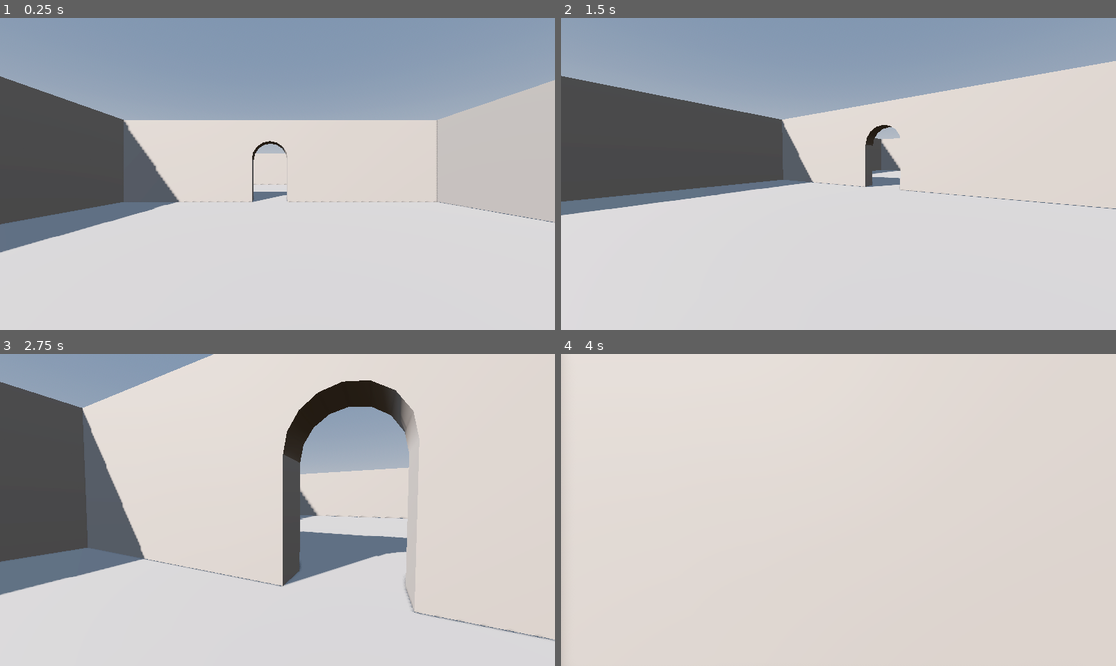
Above: before the commit, frames 1-4 (two rows, left to right).
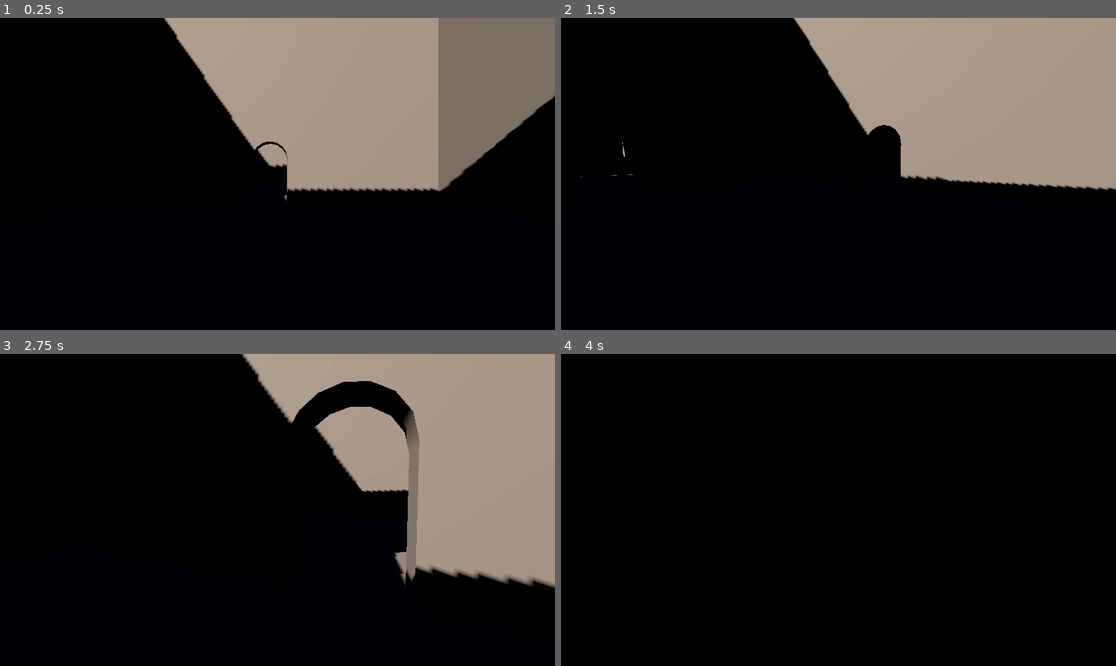
Above: after the commit, the same moments.

Repository: christianmf13/fuller-christian-3d-caper-crew
Game: Godot game, scene res://scenes/levels/level_01.tscn
Same seed, same stepped clock (60 frames per second), same inputs: the game is played once before the commit and once after it.
Inputs (mouse positions are in pixels of both pictures, inside the frame that each line leads up to):
- Up to frame 1 (0.25 s): no input
- Up to frame 2 (1.5 s): tap Enter (ui_accept) at 0.5, 0.77 s; move the mouse to (960, 158) at 0.52 s; hold Right (ui_right) 0.53-1.28 s; tap F (freefly) at 0.6 s; click (960, 158) at 0.67 s; move the mouse to (810, 174) at 1.27 s; hold Up (ui_up) from 1.28 s (still down); tap Shift (sprint) at 1.35 s
- Up to frame 3 (2.75 s): keep holding Up (ui_up); tap Enter (ui_accept) at 1.52 s; move the mouse to (288, 503) at 2.02 s; tap F (freefly) at 2.1 s
- Up to frame 4 (4 s): keep holding Up (ui_up); move the mouse to (832, 516) at 2.77 s; tap Shift (sprint) at 2.85 s; click (832, 516) at 2.92 s; tap Enter (ui_accept) at 3.02, 3.77 s; move the mouse to (877, 513) at 3.52 s; tap F (freefly) at 3.6 s

The runs differ from the first frame. In frame 1, 100% of the frame differs, in the area x 0-100%, y 0-100%; in frame 2, 100%; in frame 3, 100%; in frame 4, 100%.

Commit message:
Continued level blockout

Diff:
--- a/scenes/levels/level_01.tscn
+++ b/scenes/levels/level_01.tscn
@@ -11,7 +11,9 @@
 
 [sub_resource type="Environment" id="Environment_2djvx"]
 background_mode = 2
+background_energy_multiplier = 0.54
 sky = SubResource("Sky_i2aat")
+ambient_light_sky_contribution = 0.19
 tonemap_mode = 2
 ssao_enabled = true
 glow_enabled = true
@@ -30,44 +32,203 @@
 use_collision = true
 
 [node name="Floor" type="CSGBox3D" parent="CSGCombiner3D" unique_id=1831492579]
-transform = Transform3D(1, 0, 0, 0, 1, 0, 0, 0, 1, 0, -0.5, 0)
-size = Vector3(50, 1, 50)
+transform = Transform3D(1, 0, 0, 0, 1, 0, 0, 0, 1, -41.309998, -0.5, 0)
+size = Vector3(150, 1, 150)
 
 [node name="Wall" type="CSGBox3D" parent="CSGCombiner3D" unique_id=1687946709]
-transform = Transform3D(1.1655258, 0, 0, 0, 1, 0, 0, 0, 41.40151, 18.734, 2.516203, 0)
-size = Vector3(1, 5, 1)
+transform = Transform3D(1, 0, 0, 0, 1, 0, 0, 0, 1, 18.734, 7.5, -0.005)
+size = Vector3(1, 15, 100)
 
 [node name="Wall2" type="CSGBox3D" parent="CSGCombiner3D" unique_id=1060301118]
-transform = Transform3D(-5.094675e-08, 0, -41.40151, 0, 1, 0, 1.1655258, 0, -1.8097174e-06, -1.4031994, 2.516203, 20.121466)
-size = Vector3(1, 5, 1)
+transform = Transform3D(-4.371139e-08, 0, -1, 0, 1, 0, 1, 0, -4.371139e-08, -1.4031944, 7.5062027, 20.121466)
+size = Vector3(1, 14.98, 41.2)
 
 [node name="Wall3" type="CSGBox3D" parent="CSGCombiner3D" unique_id=1612928069]
-transform = Transform3D(-1.1655258, 0, -3.619435e-06, 0, 1, 0, 1.018935e-07, 0, -41.40151, -21.542103, 2.516203, 0)
-size = Vector3(1, 5, 1)
+transform = Transform3D(-1, 0, -1.509958e-07, 0, 1, 0, 1.509958e-07, 0, -1, -21.542103, 7.5062027, 0)
+size = Vector3(1, 14.98, 41.239998)
+
+[node name="CSGBox3D" type="CSGBox3D" parent="CSGCombiner3D/Wall3" unique_id=603489056]
+transform = Transform3D(1, 0, 0, 0, 1, 0, 0, 0, 1, 0.29999733, -4.6, 10.650001)
+operation = 2
+size = Vector3(1.6, 1.8000001, 7.5)
+
+[node name="CSGBox3D2" type="CSGBox3D" parent="CSGCombiner3D/Wall3" unique_id=1883789497]
+transform = Transform3D(1, 0, 0, 0, 1, 0, 0, 0, 1, 0.20000076, -4.6, -10.650001)
+operation = 2
+size = Vector3(1.6, 1.8000001, 7.5)
+
+[node name="CSGCylinder3D" type="CSGCylinder3D" parent="CSGCombiner3D/Wall3" unique_id=522167267]
+transform = Transform3D(4.3711392e-08, -1, 1.07284414e-07, -1, -4.371139e-08, 4.371139e-08, -4.371138e-08, -1.07284414e-07, -1, 0.19539642, -4.916203, -0.100000225)
+operation = 2
+radius = 1.1
+height = 1.9750001
+sides = 16
+
+[node name="CSGBox3D4" type="CSGBox3D" parent="CSGCombiner3D/Wall3" unique_id=252575640]
+transform = Transform3D(4.3711392e-08, -1, 1.07284414e-07, -1, -4.371139e-08, 4.371139e-08, -4.371138e-08, -1.07284414e-07, -1, 0.6078968, -6.216203, -0.100001305)
+operation = 2
+size = Vector3(2.6000001, 2.5, 2.2)
 
 [node name="Wall4" type="CSGBox3D" parent="CSGCombiner3D" unique_id=999113439]
-transform = Transform3D(-5.094675e-08, 0, 41.40151, 0, 1, 0, -1.1655258, 0, -1.8097174e-06, -1.394906, 2.516203, -20.12)
-size = Vector3(1, 5, 1)
+transform = Transform3D(-4.371139e-08, 0, 1, 0, 1, 0, -1, 0, -4.371139e-08, -40.8, 7.5109997, -20.12)
+size = Vector3(1, 14.99, 120)
+
+[node name="CSGBox3D" type="CSGBox3D" parent="CSGCombiner3D/Wall4" unique_id=1715930671]
+transform = Transform3D(1, 0, 0, 0, 1, 0, 0, 0, 1, 0.110048294, 0.809, 56.494987)
+operation = 2
+size = Vector3(1.9, 6.56, 5.1)
+
+[node name="CSGCylinder3D" type="CSGCylinder3D" parent="CSGCombiner3D/Wall4" unique_id=1545304689]
+transform = Transform3D(4.3711392e-08, -1, 1.07284414e-07, -1, -4.371139e-08, 4.371139e-08, -4.371138e-08, -1.07284414e-07, -1, 0.19539452, 0.12379742, 29.200005)
+operation = 2
+radius = 1.1
+height = 1.9750001
+sides = 16
+
+[node name="CSGBox3D4" type="CSGBox3D" parent="CSGCombiner3D/Wall4" unique_id=259679205]
+transform = Transform3D(4.3711392e-08, -1, 1.07284414e-07, -1, -4.371139e-08, 4.371139e-08, -4.371138e-08, -1.07284414e-07, -1, 0.6078949, -1.1762028, 29.2)
+operation = 2
+size = Vector3(2.6000001, 2.5, 2.2)
 
 [node name="Wall5" type="CSGBox3D" parent="CSGCombiner3D" unique_id=124850420]
-transform = Transform3D(1.1655258, 0, 0, 0, 1, 0, 0, 0, 41.40151, -1.5660012, 2.516203, 0)
-size = Vector3(1, 5, 1)
+transform = Transform3D(1, 0, 0, 0, 1, 0, 0, 0, 1, -1.5660012, 7.506203, 0.19799328)
+size = Vector3(1, 14.98, 40.579998)
+
+[node name="CSGCylinder3D" type="CSGCylinder3D" parent="CSGCombiner3D/Wall5" unique_id=1192716725]
+transform = Transform3D(4.3711392e-08, -1, 1.07284414e-07, -1, -4.371139e-08, 4.371139e-08, -4.371138e-08, -1.07284414e-07, -1, 0.19539642, -4.916203, 9.8)
+operation = 2
+radius = 1.1
+height = 1.9750001
+sides = 16
+
+[node name="CSGBox3D4" type="CSGBox3D" parent="CSGCombiner3D/Wall5" unique_id=1222272610]
+transform = Transform3D(4.3711392e-08, -1, 1.07284414e-07, -1, -4.371139e-08, 4.371139e-08, -4.371138e-08, -1.07284414e-07, -1, 0.6078968, -6.216203, 9.799999)
+operation = 2
+size = Vector3(2.6000001, 2.5, 2.2)
 
 [node name="Wall6" type="CSGBox3D" parent="CSGCombiner3D" unique_id=950939121]
-transform = Transform3D(-4.371139e-08, 0, -1, 0, 1, 0, 1, 0, -4.371139e-08, 8.733622, 2.516203, -4.3713038e-07)
-size = Vector3(1, 5, 19.800001)
+transform = Transform3D(-4.371139e-08, 0, -1, 0, 1, 0, 1, 0, -4.371139e-08, 8.733622, 7.5062027, -4.3713038e-07)
+size = Vector3(1, 14.98, 19.800001)
 
 [node name="CSGCylinder3D" type="CSGCylinder3D" parent="CSGCombiner3D/Wall6" unique_id=333860873]
-transform = Transform3D(-4.3711385e-08, 1, 4.371139e-08, -1, -4.371139e-08, 4.371139e-08, 4.371139e-08, -4.371139e-08, 1, -1.0500002, 0.099999905, 0.8000002)
+transform = Transform3D(-4.3711385e-08, 1, 4.371139e-08, -1, -4.371139e-08, 4.371139e-08, 4.371139e-08, -4.371139e-08, 1, -1.0500002, -4.9, 0.8000002)
 operation = 2
 radius = 1.1
 height = 5.1000004
 sides = 16
 
 [node name="CSGBox3D" type="CSGBox3D" parent="CSGCombiner3D/Wall6" unique_id=1530910296]
-transform = Transform3D(-4.3711385e-08, 1, 4.371139e-08, -1, -4.371139e-08, 4.371139e-08, 4.371139e-08, -4.371139e-08, 1, -0.3499999, -1.2000003, 0.80000114)
-operation = 2
-size = Vector3(2.6000001, 2.5, 2.2)
+transform = Transform3D(-4.3711385e-08, 1, 4.371139e-08, -1, -4.371139e-08, 4.371139e-08, 4.371139e-08, -4.371139e-08, 1, -0.34999993, -6.2000003, 0.80000114)
+operation = 2
+size = Vector3(2.6000001, 2.5, 2.2)
+
+[node name="Wall7" type="CSGBox3D" parent="CSGCombiner3D" unique_id=1614805672]
+transform = Transform3D(1, 0, 0, 0, 1, 0, 0, 0, 1, -100.932, 7.5, -0.01)
+size = Vector3(1, 15, 100)
+
+[node name="Wall8" type="CSGBox3D" parent="CSGCombiner3D" unique_id=109200626]
+transform = Transform3D(-4.371139e-08, 0, 1, 0, 1, 0, -1, 0, -4.371139e-08, -41.355, 7.5, -49.48)
+size = Vector3(1, 15, 120.15)
+
+[node name="Wall9" type="CSGBox3D" parent="CSGCombiner3D" unique_id=1001949393]
+transform = Transform3D(-4.371139e-08, 0, 1, 0, 1, 0, -1, 0, -4.371139e-08, -41.1, 7.5, 49.47)
+size = Vector3(1, 15, 120.66)
+
+[node name="CSGBox3D" type="CSGBox3D" parent="CSGCombiner3D/Wall9" unique_id=2025754533]
+transform = Transform3D(1, 0, 0, 0, 1, 0, 0, 0, 1, 0.050029755, -2.77, 1.3499985)
+operation = 2
+size = Vector3(3.7, 9.400001, 15.5)
+
+[node name="CSGCylinder3D" type="CSGCylinder3D" parent="CSGCombiner3D/Wall9" unique_id=802385711]
+transform = Transform3D(-3.4969112e-08, -1, -5.6824803e-08, 0.8, -4.371139e-08, 5.6824803e-08, -3.496911e-08, -4.371139e-08, 1.3, 1.8843765, 2.1499996, 1.3999977)
+operation = 2
+radius = 6.1
+height = 13.743751
+sides = 18
+
+[node name="CSGBox3D2" type="CSGBox3D" parent="CSGCombiner3D/Wall9" unique_id=727215790]
+transform = Transform3D(1, 0, 0, 0, 1, 0, 0, 0, 1, -0.7999344, 2, -34.999973)
+operation = 2
+size = Vector3(2.6000001, 7, 26.800001)
+
+[node name="CSGBox3D3" type="CSGBox3D" parent="CSGCombiner3D/Wall9" unique_id=1670663712]
+transform = Transform3D(1, 0, 0, 0, 1, 0, 0, 0, 1, -0.7999344, 2, 33.500023)
+operation = 2
+size = Vector3(2.6000001, 7, 26.800001)
+
+[node name="Stairs1" type="CSGPolygon3D" parent="CSGCombiner3D" unique_id=1371354673]
+transform = Transform3D(-4.371139e-08, 0, -1, 0, 1, 0, 1, 0, -4.371139e-08, -1.0999999, 0, -17.06)
+polygon = PackedVector2Array(0, 0, 0, 2.2, 9.400001, 0)
+depth = 2.5
+
+[node name="Stairs2" type="CSGPolygon3D" parent="CSGCombiner3D" unique_id=674332324]
+transform = Transform3D(-1, 0, 8.742278e-08, 0, 1, 0, -8.742278e-08, 0, -1, 12.799999, 2.1, -19.610003)
+polygon = PackedVector2Array(-0.3, -0.1, -0.31, 2.9399998, 11.400001, 0.1)
+depth = 2.55
+
+[node name="StairWell" type="CSGBox3D" parent="CSGCombiner3D" unique_id=700936446]
+transform = Transform3D(1, 0, 0, 0, 1, 0, 0, 0, 1, 0.17000031, 1.0550002, -18.335001)
+size = Vector3(2.46, 2.3, 2.55)
+
+[node name="StairWell2" type="CSGBox3D" parent="CSGCombiner3D" unique_id=2011635110]
+transform = Transform3D(1, 0, 0, 0, 1, 0, 0, 0, 1, 15.685, 2.5000005, -18.34)
+size = Vector3(5.15, 5.0699997, 2.54)
+
+[node name="StairWall" type="CSGBox3D" parent="CSGCombiner3D" unique_id=881690180]
+transform = Transform3D(1, 0, 0, 0, 1, 0, 0, 0, 1, 7.35, 1.1000001, -17.935)
+size = Vector3(11.9, 2.2, 1.73)
+
+[node name="CSGBox3D" type="CSGBox3D" parent="CSGCombiner3D" unique_id=1251804753]
+transform = Transform3D(1, 0, 0, 0, 1, 0, 0, 0, 1, -11.5650015, 4.7800007, 0.0049996376)
+size = Vector3(20.949999, 0.5, 41.25)
+
+[node name="CSGBox3D2" type="CSGBox3D" parent="CSGCombiner3D" unique_id=494855472]
+transform = Transform3D(1, 0, 0, 0, 1, 0, 0, 0, 1, -40.449997, 4.7799997, -34.72)
+size = Vector3(118.700005, 0.5, 28.300001)
+
+[node name="CSGCylinder3D" type="CSGCylinder3D" parent="CSGCombiner3D" unique_id=1004217884]
+transform = Transform3D(1, 0, 0, 0, 1, 0, 0, 0, 1, -103.2, 7.8625, 54.5)
+radius = 6.2000003
+height = 17.725
+
+[node name="CSGCylinder3D2" type="CSGCylinder3D" parent="CSGCombiner3D/CSGCylinder3D" unique_id=1882084052]
+transform = Transform3D(1, 0, 0, 0, 1, 0, 0, 0, 1, 0, -1.2749996, 0)
+operation = 2
+radius = 5.2000003
+height = 21.150002
+
+[node name="CSGCylinder3D2" type="CSGCylinder3D" parent="CSGCombiner3D" unique_id=1623002439]
+transform = Transform3D(1, 0, 0, 0, 1, 0, 0, 0, 1, 21.200006, 7.8625, 54.5)
+radius = 6.2000003
+height = 17.725
+
+[node name="CSGCylinder3D2" type="CSGCylinder3D" parent="CSGCombiner3D/CSGCylinder3D2" unique_id=1833870943]
+transform = Transform3D(1, 0, 0, 0, 1, 0, 0, 0, 1, 0, -1.2749996, 0)
+operation = 2
+radius = 5.2000003
+height = 21.150002
+
+[node name="CSGCylinder3D3" type="CSGCylinder3D" parent="CSGCombiner3D" unique_id=1515427834]
+transform = Transform3D(1, 0, 0, 0, 1, 0, 0, 0, 1, -103.2, 7.8625, -54.300003)
+radius = 6.2000003
+height = 17.725
+
+[node name="CSGCylinder3D2" type="CSGCylinder3D" parent="CSGCombiner3D/CSGCylinder3D3" unique_id=271202863]
+transform = Transform3D(1, 0, 0, 0, 1, 0, 0, 0, 1, 0, -1.2749996, 0)
+operation = 2
+radius = 5.2000003
+height = 21.150002
+
+[node name="CSGCylinder3D4" type="CSGCylinder3D" parent="CSGCombiner3D" unique_id=1654020021]
+transform = Transform3D(1, 0, 0, 0, 1, 0, 0, 0, 1, 20.500004, 7.8625, -54.6)
+radius = 6.2000003
+height = 17.725
+
+[node name="CSGCylinder3D2" type="CSGCylinder3D" parent="CSGCombiner3D/CSGCylinder3D4" unique_id=2041218505]
+transform = Transform3D(1, 0, 0, 0, 1, 0, 0, 0, 1, 0, -1.2749996, 0)
+operation = 2
+radius = 5.2000003
+height = 21.150002
 
 [node name="ProtoController" parent="." unique_id=697205900 instance=ExtResource("1_m802k")]
 transform = Transform3D(1, 0, 0, 0, 1, 0, 0, 0, 1, 8.400001, 0.3, 12.9)
